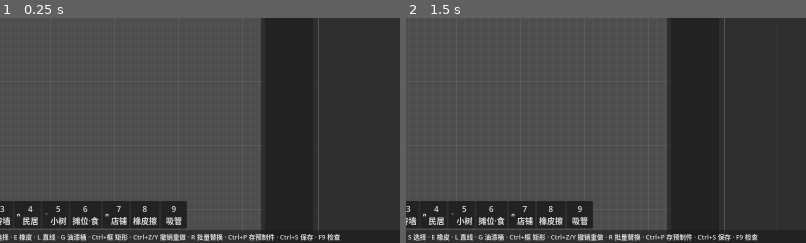
Above: before the commit, frames 1-2 (left to right).
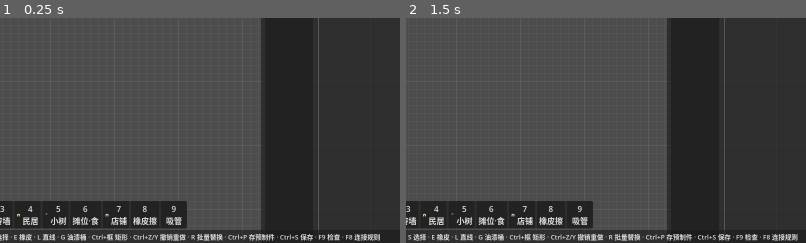
Above: after the commit, the same moments.

Repository: Xeehho/tilemason
Game: Godot game, scene res://scenes/main.tscn
Two runs of this game, one before a commit and one after it. Both use one fixed random seed, a clock stepped at 60 frames per second and the inputs below.
Inputs (mouse positions are % of the whole screen's width and height, from its top left):
- Up to frame 1 (0.25 s): no input
- Up to frame 2 (1.5 s): click (92, 3) at 0.52 s; type "12" at 0.6 s; click "前景遮挡层" at 1.25 s
The pictures show only the part of the screen within x 44-94%, y 50-100%; the shares and areas given below are measured in that part.

The runs differ from the first frame. In frame 1, 0.2% of the frame differs, in the area x 85-95%, y 96-100%; in frame 2, 0.2%, in the area x 88-98%, y 96-100%.

Commit message:
feat: 状态栏快捷键速记补 F8 连接规则
上一提交落地 F8 查看器但速记串没同步，按 E 无提示可见性的
原始诉求（速记存在的理由），新功能键位应同步进速记。

验证：main.gd check-only 0、冒烟零错误（set_line 随启动实际
执行）、七探针 206 断言全量重跑全绿。

Co-authored-by: GLM <noreply@z.ai>

Diff:
--- a/src/main.gd
+++ b/src/main.gd
@@ -1286,7 +1286,7 @@
 			asset_text = "%s → 落在「%s」%s" % [asset["name"], layer_name, lock_hint]
 	var file_name := _current_map_path.get_file()
 	var pos_text := "(%d,%d)" % [mouse_cell().x, mouse_cell().y]
-	_status.set_line("坐标：%s ｜ 工具：%s ｜ 素材：%s ｜ 文件：%s ｜ S 选择 · E 橡皮 · L 直线 · G 油漆桶 · Ctrl+框 矩形 · Ctrl+Z/Y 撤销重做 · R 批量替换 · Ctrl+P 存预制件 · Ctrl+S 保存 · F9 检查" % [pos_text, tool, asset_text, file_name])
+	_status.set_line("坐标：%s ｜ 工具：%s ｜ 素材：%s ｜ 文件：%s ｜ S 选择 · E 橡皮 · L 直线 · G 油漆桶 · Ctrl+框 矩形 · Ctrl+Z/Y 撤销重做 · R 批量替换 · Ctrl+P 存预制件 · Ctrl+S 保存 · F9 检查 · F8 连接规则" % [pos_text, tool, asset_text, file_name])
 
 ## 图层属性变化影响素材落层提示（锁定警示），载入新文档后重连
 func _connect_status_signals() -> void:
